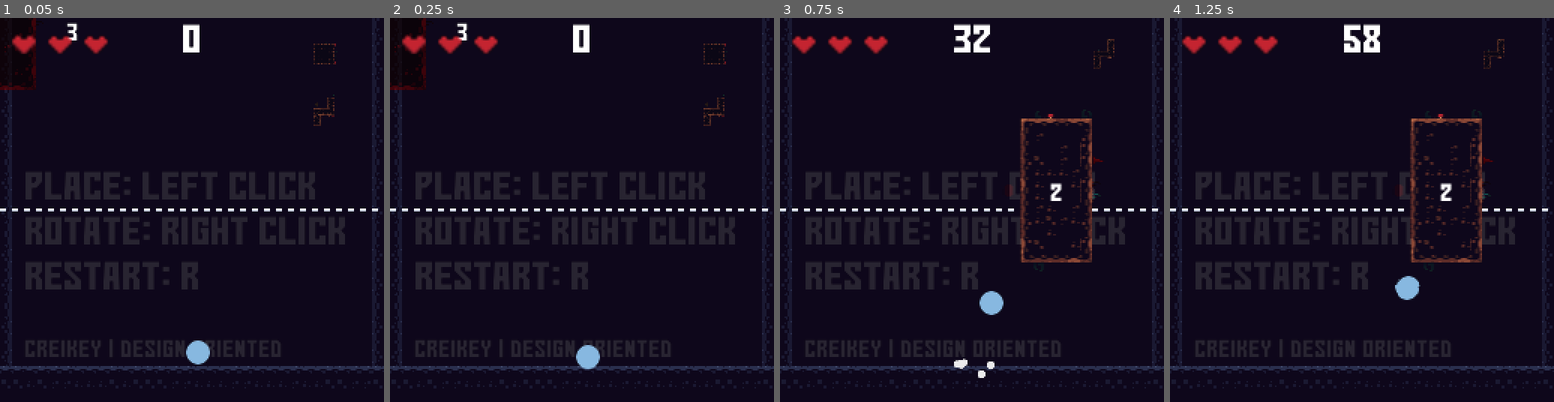
Above: before the commit, frames 1-4 (left to right).
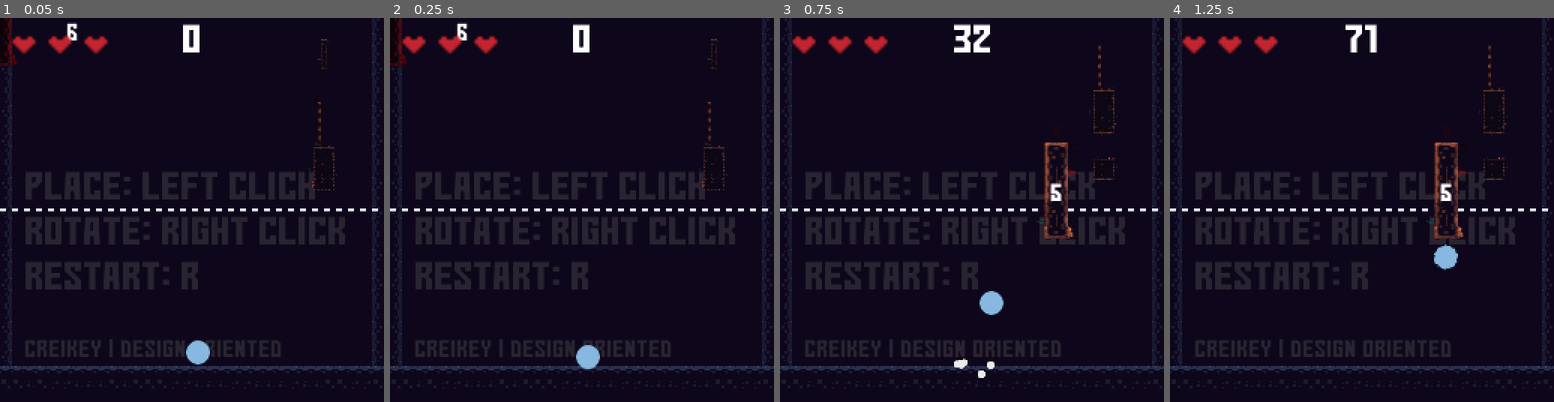
Above: after the commit, the same moments.

Repository: creikey/SkyLimit
Game: Godot game, scene res://Main.tscn
Two runs of this game, one before a commit and one after it. Both use one fixed random seed, a clock stepped at 60 frames per second and the inputs below.
Inputs (mouse positions are in pixels of both pictures, inside the frame that each line leads up to):
- Up to frame 1 (0.05 s): no input
- Up to frame 2 (0.25 s): no input
- Up to frame 3 (0.75 s): tap Enter at 0.5 s; move the mouse to (1056, 190) at 0.52 s; hold D (right) from 0.53 s (still down); hold W (jump) from 0.53 s (still down); click (1056, 190) at 0.6 s
- Up to frame 4 (1.25 s): keep holding D (right); keep holding W (jump)

The runs differ from the first frame. In frame 1, 0.9% of the frame differs, in the area x 0-88%, y 0-45%; in frame 2, 0.9%; in frame 3, 3.3%; in frame 4, 4.3%, in the area x 45-88%, y 1-74%.

Commit message:
One way platform and spike raycast

Diff:
--- a/BlockPickup.tscn
+++ b/BlockPickup.tscn
@@ -8,6 +8,8 @@
 
 [node name="BlockPickup" type="Area2D"]
 modulate = Color( 1, 1, 1, 0.392157 )
+collision_layer = 2
+collision_mask = 2
 script = ExtResource( 2 )
 chance_of_deleting = 0.85
 
--- a/Chunk.gd
+++ b/Chunk.gd
@@ -5,13 +5,20 @@
 signal frozen
 signal placed
 
+export var one_way_platform: bool = false
+
 onready var tile: TileMap = $TileMap
+
+var frozen: bool = false
+var placed: bool = false
+var being_dropped_through: bool = false
+var player_passed_through_me: bool = false
+var frames_since_waiting_for_player_to_pass_through_me: int = 0
 
 func _ready():
 	$Debug.set_as_toplevel(true)
 
-	set_collision_layer_bit(0, false)
-	set_collision_mask_bit(0, false)
+	set_can_collide(false)
 	gravity_scale = 0.0
 
 	# adjust center of mass
@@ -25,10 +32,43 @@
 	var local_center_of_mass: Vector2 = total / total_mass
 	tile.position = -local_center_of_mass
 
-var trans_debug := Transform2D()
-var frozen: bool = false
+func _physics_process(_delta):
+	if one_way_platform:
+		assert(has_node("TileMap/PlayerOverlapArea"))
+		var overlap_area: Area2D = $TileMap/PlayerOverlapArea
+		var player: RigidBody2D = get_tree().get_nodes_in_group("players")[0]
+		if being_dropped_through:
+			var overlapping = overlap_area.get_overlapping_bodies()
+			var player_overlapping: bool = false
+			for o in overlapping:
+				if o.is_in_group("players"):
+					player_overlapping = true
+					break
+			print(player_overlapping)
+			if player_passed_through_me:
+				if not player_overlapping:
+					being_dropped_through = false
+			else:
+				frames_since_waiting_for_player_to_pass_through_me += 1
+				if frames_since_waiting_for_player_to_pass_through_me >= 10:
+					player_passed_through_me = true
+				if player_overlapping:
+					player_passed_through_me = true
 
-func overlapping() -> bool:
+		if not being_dropped_through and placed and player.linear_velocity.y > -1.0:
+			set_collision_layer_bit(1, true)
+			set_collision_mask_bit(1, true)
+		else:
+			set_collision_layer_bit(1, false)
+			set_collision_mask_bit(1, false)
+
+func drop():
+	assert(one_way_platform)
+	being_dropped_through = true
+	player_passed_through_me = false
+	frames_since_waiting_for_player_to_pass_through_me = 0
+
+func get_overlapping_in_layer(layer: int) -> Array:
 	var space_state: Physics2DDirectSpaceState = get_world_2d().direct_space_state
 	var shape := RectangleShape2D.new()
 	var tile_size := Vector2(8.0, 8.0)
@@ -38,13 +78,20 @@
 		tile_pos += (tile_size/2.0).rotated(tile.global_rotation)
 		var trans := Transform2D(tile.global_rotation, tile_pos)
 		var params := Physics2DShapeQueryParameters.new()
+		params.collision_layer = layer
 		var scale_before = $Debug.scale
 		$Debug.global_transform = trans
 		$Debug.scale = scale_before
 		params.set_shape(shape)
 		params.transform = trans
-		if space_state.intersect_shape(params):
-			return true
+		var result = space_state.intersect_shape(params)
+		if result:
+			return result
+	return []
+
+func overlapping() -> bool:
+	if get_overlapping_in_layer(1).size() > 0:
+		return true
 	return false
 
 func freeze():
@@ -56,10 +103,19 @@
 func set_scale(s: Vector2):
 	$TileMap.scale = s
 
+func set_can_collide(can: bool):
+	set_collision_layer_bit(0, can)
+	set_collision_mask_bit(0, can)
+	if one_way_platform:
+		pass
+	else:
+		set_collision_layer_bit(1, can)
+		set_collision_mask_bit(1, can)
+
 func place():
+	placed = true
 	emit_signal("placed")
-	set_collision_layer_bit(0, true)
-	set_collision_mask_bit(0, true)
+	set_can_collide(true)
 	mode = RigidBody2D.MODE_STATIC
 	$FallTimer.start()
 
--- a/Chunk.tscn
+++ b/Chunk.tscn
@@ -5,6 +5,8 @@
 [ext_resource path="res://icon.png" type="Texture" id=3]
 
 [node name="Chunk" type="RigidBody2D"]
+collision_layer = 3
+collision_mask = 3
 script = ExtResource( 2 )
 
 [node name="TileMap" type="TileMap" parent="."]
--- a/ChunkPlacer.gd
+++ b/ChunkPlacer.gd
@@ -20,16 +20,21 @@
 	[0.7, preload("res://chunks/DirtLadder.tscn")],
 	[0.5, preload("res://chunks/DirtBigIsland.tscn")],
 	[0.4, preload("res://chunks/DirtBracket.tscn")],
-	[0.4, preload("res://chunks/Ladder.tscn")],
+	[0.5, preload("res://chunks/Ladder.tscn")],
 ]
 
-var upcoming_chunks: Array = []
+var upcoming_chunks: Array = [
+	preload("res://chunks/DirtLog.tscn"),
+	preload("res://chunks/DirtLog.tscn"),
+	preload("res://chunks/Ladder.tscn")
+]
 
 func chunks_left() -> int: # ui
 	var to_return: int = upcoming_chunks.size()
 	if next_chunk != null:
 		to_return += 1
 	return to_return
+
 
 func get_new_random_chunk() -> PackedScene:
 	var total: float = 0.0
--- a/Player.gd
+++ b/Player.gd
@@ -61,6 +61,7 @@
 
 func _physics_process(_delta):
 	applied_force = Vector2()
+
 	$NoRotation.rotation = -global_rotation
 	var move_force: float
 	if on_floor():
@@ -83,6 +84,14 @@
 		state.linear_velocity = state.linear_velocity.normalized() * max_velocity
 
 func _input(event):
+	if event.is_action_pressed("drop_down_one_way_platform"):
+		var one_way_platform: Chunk = null
+		for j in jump_casts:
+			if j.is_colliding() and j.get_collider() is Chunk:
+				one_way_platform = j.get_collider()
+				break
+		if one_way_platform != null:
+			one_way_platform.drop()
 	if not jumping and event.is_action_pressed("jump") and on_floor():
 		apply_central_impulse(Vector2(0, -jump_impulse))
 		$Jump.pitch_scale = rand_range(0.9, 1.1)
--- a/Root.tscn
+++ b/Root.tscn
@@ -47,6 +47,8 @@
 [node name="Root" type="Node2D"]
 
 [node name="Walls" type="StaticBody2D" parent="."]
+collision_layer = 3
+collision_mask = 3
 script = ExtResource( 2 )
 
 [node name="TileMap" type="TileMap" parent="Walls"]
@@ -78,6 +80,8 @@
 position = Vector2( 11.5, 0 )
 
 [node name="Floor" type="StaticBody2D" parent="."]
+collision_layer = 3
+collision_mask = 3
 
 [node name="TileMap" type="TileMap" parent="Floor"]
 tile_set = ExtResource( 1 )
@@ -94,8 +98,10 @@
 "_edit_lock_": true
 }
 
-[node name="Player" type="RigidBody2D" parent="."]
+[node name="Player" type="RigidBody2D" parent="." groups=["players"]]
 position = Vector2( 132, 223 )
+collision_layer = 2
+collision_mask = 2
 physics_material_override = SubResource( 2 )
 continuous_cd = 2
 linear_damp = 0.2
--- a/Spike.gd
+++ b/Spike.gd
@@ -15,6 +15,8 @@
 	enabled = true
 
 func _on_Spike_body_entered(body):
-	if enabled and body is Player:
+	var space_state = get_world_2d().direct_space_state
+	var result: Dictionary = space_state.intersect_ray($CastFrom.global_position, body.global_position,[],2)
+	if enabled and body is Player and not result.empty() and result.collider.is_in_group("players"):
 		body.hurt(1)
 		body.apply_central_impulse((Vector2(0, -1).rotated(global_rotation)).normalized()*300.0)
--- a/Spike.tscn
+++ b/Spike.tscn
@@ -7,6 +7,8 @@
 extents = Vector2( 1, 3.5 )
 
 [node name="Spike" type="Area2D"]
+collision_layer = 2
+collision_mask = 2
 script = ExtResource( 2 )
 chance_is_destroyed = 0.8
 
@@ -20,4 +22,7 @@
 position = Vector2( 4, 4.5 )
 shape = SubResource( 1 )
 
+[node name="CastFrom" type="Node2D" parent="."]
+position = Vector2( 4, 6.487 )
+
 [connection signal="body_entered" from="." to="." method="_on_Spike_body_entered"]
--- a/chunks/Ladder.tscn
+++ b/chunks/Ladder.tscn
@@ -1,8 +1,22 @@
-[gd_scene load_steps=2 format=2]
+[gd_scene load_steps=3 format=2]
 
 [ext_resource path="res://Chunk.tscn" type="PackedScene" id=1]
 
+[sub_resource type="RectangleShape2D" id=1]
+extents = Vector2( 4, 48 )
+
 [node name="Ladder" instance=ExtResource( 1 )]
+collision_layer = 1
+collision_mask = 1
+one_way_platform = true
 
 [node name="TileMap" parent="." index="0"]
 tile_data = PoolIntArray( -393216, 13, 0, -196608, 13, 0, 0, 13, 0, 196608, 13, 0 )
+
+[node name="PlayerOverlapArea" type="Area2D" parent="TileMap" index="0"]
+collision_layer = 2
+collision_mask = 2
+
+[node name="CollisionShape2D" type="CollisionShape2D" parent="TileMap/PlayerOverlapArea" index="0"]
+position = Vector2( 4, 0 )
+shape = SubResource( 1 )
--- a/project.godot
+++ b/project.godot
@@ -80,6 +80,12 @@
 "events": [ Object(InputEventKey,"resource_local_to_scene":false,"resource_name":"","device":0,"alt":false,"shift":false,"control":false,"meta":false,"command":false,"pressed":false,"scancode":82,"physical_scancode":0,"unicode":0,"echo":false,"script":null)
  ]
 }
+drop_down_one_way_platform={
+"deadzone": 0.5,
+"events": [ Object(InputEventKey,"resource_local_to_scene":false,"resource_name":"","device":0,"alt":false,"shift":false,"control":false,"meta":false,"command":false,"pressed":false,"scancode":83,"physical_scancode":0,"unicode":0,"echo":false,"script":null)
+, Object(InputEventKey,"resource_local_to_scene":false,"resource_name":"","device":0,"alt":false,"shift":false,"control":false,"meta":false,"command":false,"pressed":false,"scancode":16777234,"physical_scancode":0,"unicode":0,"echo":false,"script":null)
+ ]
+}
 
 [physics]
 
Not shown, changed: todo.txt
